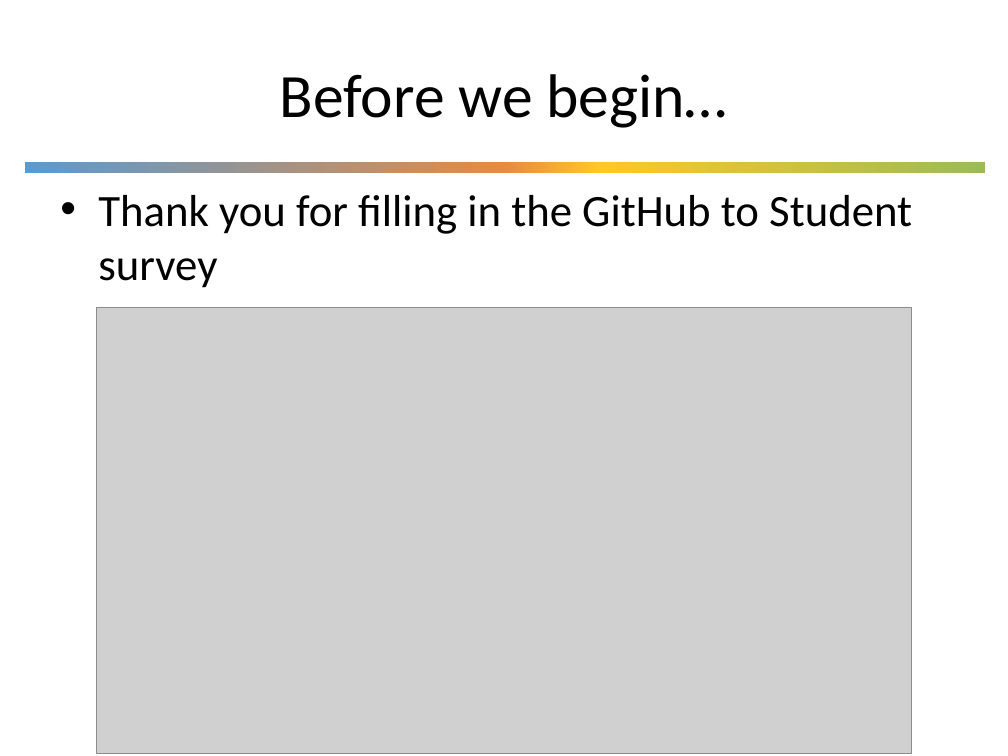
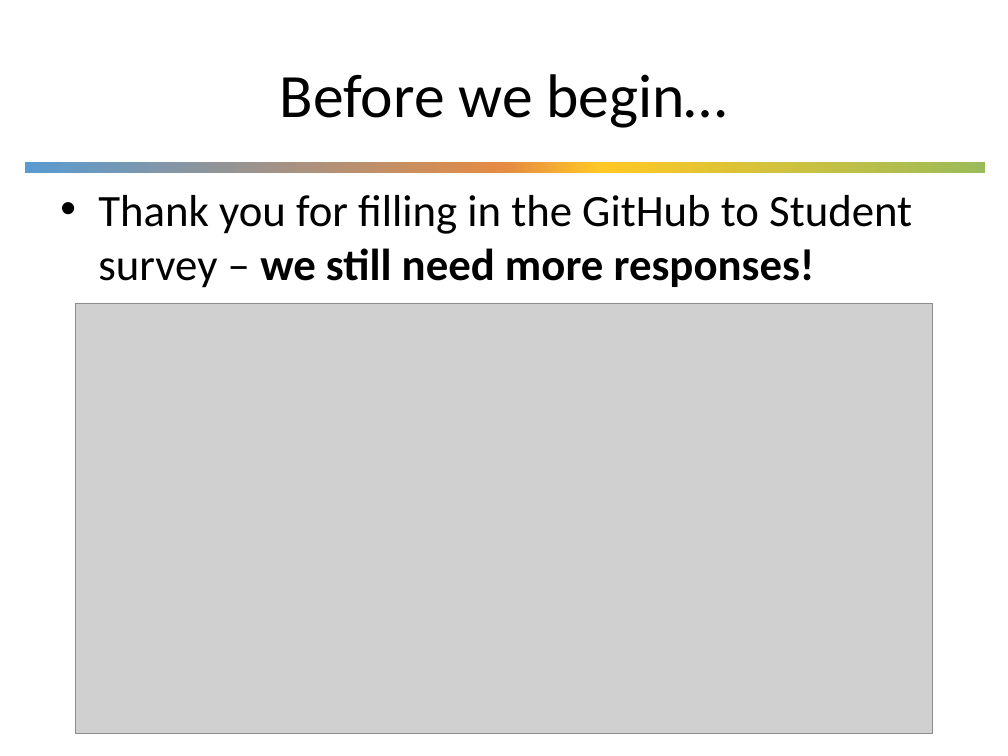
Before and after one commit to UWDIRECT/UWDIRECT.github.io, a slide deck: slide 2 of Wi23_content/SEDS/L3.Version_Control.pptx. Drawn at 1008x756 pixels with LibreOffice and Linux fonts; fonts in the diff are those of the drawing; grey boxes stand for pictures; background and template pictures are left out. Boxes give left, top, right and bottom in pixels: in the first picture for what was removed or moved away, otherwise in the second. Text is boxed around its words. In the diff, an @@ line names an element or a change of style, - is before the commit and + after.

Commit message:
new hotdog survey

```diff
--- a/Wi23_content/SEDS/L3.Version_Control.pptx
+++ b/Wi23_content/SEDS/L3.Version_Control.pptx
@@ text at [98,195,912,288]: text changed @@
-• Thank you for filling in the GitHub to Student survey
+• Thank you for filling in the GitHub to Student survey – we still need more responses!
@@ picture: place and size @@
-picture at [97,307,911,754]
+picture at [76,304,932,734]
```
